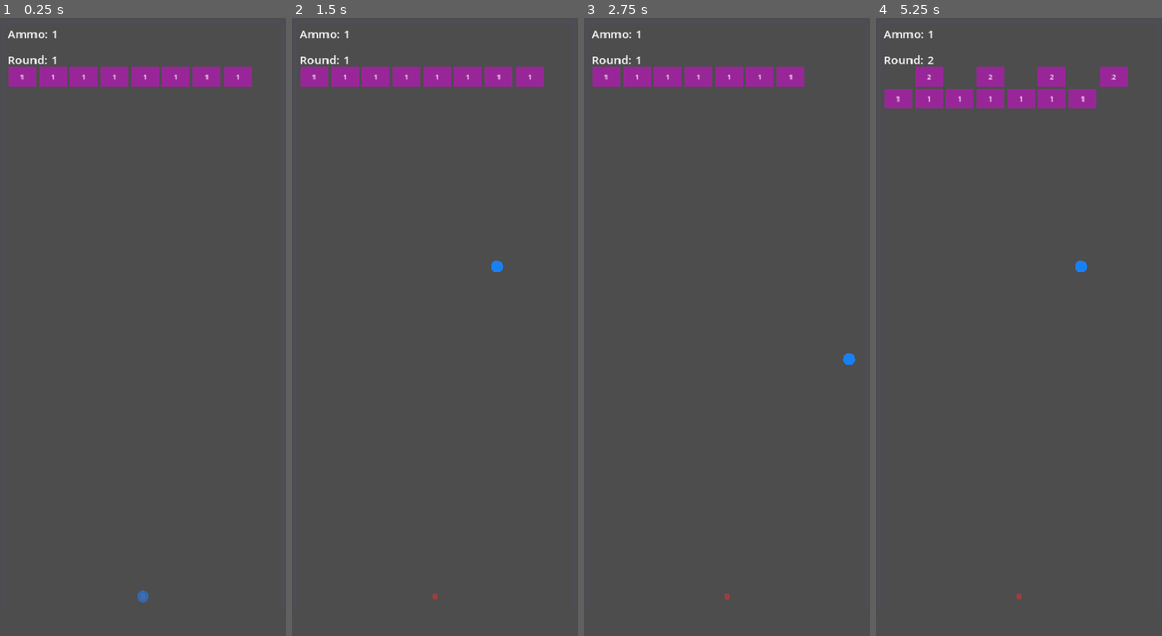
Above: before the commit, frames 1-4 (left to right).
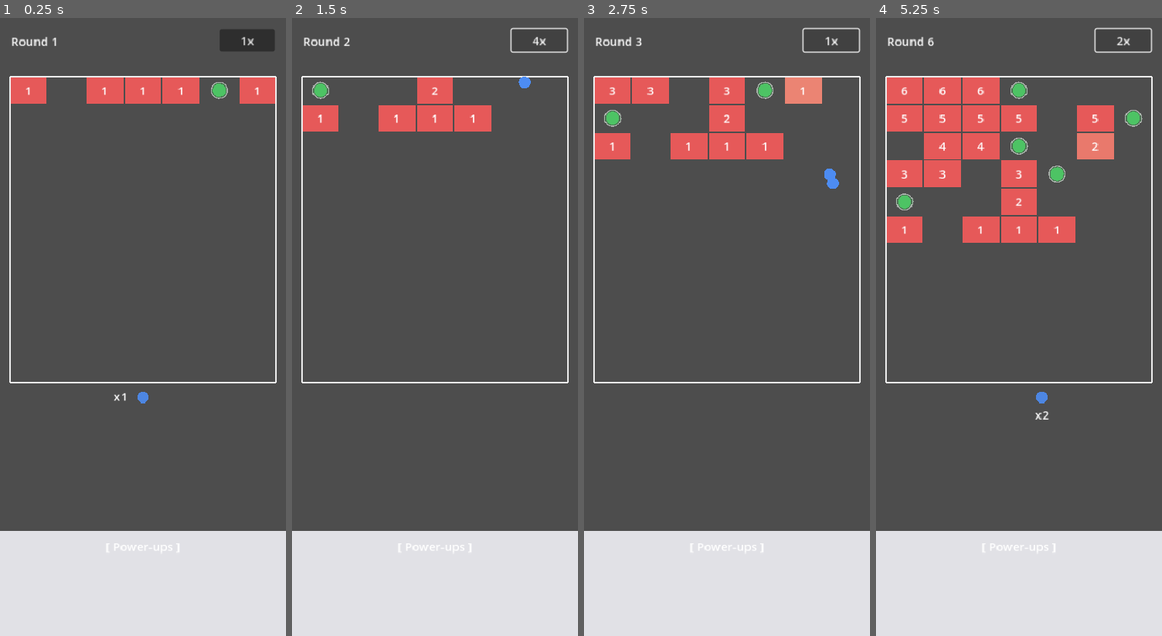
Above: after the commit, the same moments.

Repository: 2143-Labs/brickBreaker-reimagined
Game: Godot game, scene res://scenes/main.tscn
Same seed, same stepped clock (60 frames per second), same inputs: the game is played once before the commit and once after it.
Inputs (mouse positions are in pixels of both pictures, inside the frame that each line leads up to):
- Up to frame 1 (0.25 s): no input
- Up to frame 2 (1.5 s): click (540, 42) at 0.5 s, where only the run after the commit has a clickable "1x"; click (540, 42) at 1.25 s, where only the run after the commit has a clickable "2x"
- Up to frame 3 (2.75 s): click (832, 42) at 2 s, where only the run after the commit has a clickable "4x"
- Up to frame 4 (5.25 s): click (1124, 42) at 2.75 s, where only the run after the commit has a clickable "1x"; click (1124, 42) at 3.5 s, where only the run after the commit has a clickable "2x"; click (1124, 42) at 4.25 s, where only the run after the commit has a clickable "4x"; click (1124, 42) at 5 s, where only the run after the commit has a clickable "1x"

The runs differ from the first frame. In frame 1, 23% of the frame differs, in the area x 0-100%, y 1-100%; in frame 2, 24%; in frame 3, 25%; in frame 4, 32%.

Commit message:
Protoype V0.1

Diff:
--- a/project.godot
+++ b/project.godot
@@ -1,16 +1,12 @@
 ; Engine configuration file.
-; It's best edited using the editor UI and not directly,
-; but it can also be edited here.
-
 config_version=5
 
 [application]
-
 config/name="Godot Bricker"
 run/main_scene="res://scenes/main.tscn"
 config/features=PackedStringArray("4.5", "GL Compatibility")
+
 [display]
-
 window/size/viewport_width=390
 window/size/viewport_height=844
 window/size/window_width_override=390
@@ -20,9 +16,8 @@
 window/handheld/orientation=1
 
 [input_devices]
+pointing/emulate_touch_from_mouse=true
 
-pointing/emulate_touch_from_mouse=true
 [rendering]
-
 renderer/rendering_method="gl_compatibility"
 renderer/rendering_method.mobile="gl_compatibility"
--- /dev/null
+++ b/scenes/ammo_orb.tscn
@@ -0,0 +1,13 @@
+[gd_scene load_steps=3 format=3]
+
+[ext_resource type="Script" path="res://scripts/ammo_orb.gd" id="1"]
+
+[sub_resource type="CircleShape2D" id="CircleShape2D_1"]
+radius = 12.0
+[node name="AmmoOrb" type="Area2D"]
+script = ExtResource("1")
+collision_layer = 4
+collision_mask = 2
+
+[node name="CollisionShape2D" type="CollisionShape2D" parent="."]
+shape = SubResource("CircleShape2D_1")
--- a/scenes/ball.tscn
+++ b/scenes/ball.tscn
@@ -5,8 +5,10 @@
 [sub_resource type="CircleShape2D" id="CircleShape2D_1"]
 radius = 8.0
 
-[node name="Ball" type="CharacterBody2D"]
+[node name="Ball" type="CharacterBody2D" groups=["balls"]]
 script = ExtResource("1")
+collision_layer = 2
+collision_mask = 1
 
 [node name="CollisionShape2D" type="CollisionShape2D" parent="."]
 shape = SubResource("CircleShape2D_1")
--- a/scenes/brick.tscn
+++ b/scenes/brick.tscn
@@ -3,25 +3,27 @@
 [ext_resource type="Script" path="res://scripts/brick.gd" id="1"]
 
 [sub_resource type="RectangleShape2D" id="RectangleShape2D_1"]
-size = Vector2(38, 26)
+size = Vector2(50, 36)
 
 [node name="Brick" type="StaticBody2D"]
 script = ExtResource("1")
+collision_layer = 1
+collision_mask = 0
 
 [node name="CollisionShape2D" type="CollisionShape2D" parent="."]
 shape = SubResource("RectangleShape2D_1")
 
 [node name="Sprite" type="ColorRect" parent="."]
-offset_left = -19.0
-offset_top = -13.0
-offset_right = 19.0
-offset_bottom = 13.0
-color = Color(0.2, 0.2, 0.2, 1)
+offset_left = -25.0
+offset_top = -18.0
+offset_right = 25.0
+offset_bottom = 18.0
+color = Color(0.9, 0.35, 0.35, 1)
 
 [node name="HealthLabel" type="Label" parent="."]
-offset_left = -19.0
-offset_top = -13.0
-offset_right = 19.0
-offset_bottom = 13.0
+offset_left = -25.0
+offset_top = -18.0
+offset_right = 25.0
+offset_bottom = 18.0
 horizontal_alignment = 1
 vertical_alignment = 1
--- a/scenes/main.tscn
+++ b/scenes/main.tscn
@@ -1,18 +1,14 @@
-[gd_scene load_steps=6 format=3]
+[gd_scene load_steps=5 format=3]
 
 [ext_resource type="Script" path="res://scripts/game_manager.gd" id="1"]
 
 [sub_resource type="RectangleShape2D" id="RectangleShape2D_left"]
-size = Vector2(10, 844)
+size = Vector2(10, 440)
 
 [sub_resource type="RectangleShape2D" id="RectangleShape2D_right"]
-size = Vector2(10, 844)
-
+size = Vector2(10, 440)
 [sub_resource type="RectangleShape2D" id="RectangleShape2D_top"]
-size = Vector2(390, 10)
-
-[sub_resource type="RectangleShape2D" id="RectangleShape2D_floor"]
-size = Vector2(390, 10)
+size = Vector2(374, 10)
 
 [node name="Main" type="Node2D"]
 script = ExtResource("1")
@@ -21,23 +17,29 @@
 anchors_preset = 15
 anchor_right = 1.0
 anchor_bottom = 1.0
-color = Color(0.96, 0.96, 0.97, 1)
+color = Color(0.93, 0.93, 0.94, 1)
 
 [node name="Arena" type="Node2D" parent="."]
 [node name="LeftWall" type="StaticBody2D" parent="Arena"]
-position = Vector2(0, 422)
+position = Vector2(8, 300)
+collision_layer = 1
+collision_mask = 0
 
 [node name="LeftCollision" type="CollisionShape2D" parent="Arena/LeftWall"]
 shape = SubResource("RectangleShape2D_left")
 
 [node name="RightWall" type="StaticBody2D" parent="Arena"]
-position = Vector2(390, 422)
+position = Vector2(382, 300)
+collision_layer = 1
+collision_mask = 0
 
 [node name="RightCollision" type="CollisionShape2D" parent="Arena/RightWall"]
 shape = SubResource("RectangleShape2D_right")
+[node name="TopWall" type="StaticBody2D" parent="Arena"]
+position = Vector2(195, 75)
+collision_layer = 1
+collision_mask = 0
 
-[node name="TopWall" type="StaticBody2D" parent="Arena"]
-position = Vector2(195, 0)
 [node name="TopCollision" type="CollisionShape2D" parent="Arena/TopWall"]
 shape = SubResource("RectangleShape2D_top")
 
@@ -45,27 +47,45 @@
 
 [node name="BallContainer" type="Node2D" parent="."]
 
+[node name="OrbContainer" type="Node2D" parent="."]
 [node name="AimLine" type="Line2D" parent="."]
-width = 2.0
-default_color = Color(0.9, 0.2, 0.2, 0.8)
+width = 6.0
+default_color = Color(0.4, 0.6, 0.95, 0.35)
 
 [node name="HUD" type="CanvasLayer" parent="."]
 
+[node name="RoundLabel" type="Label" parent="HUD"]
+offset_left = 15.0
+offset_top = 20.0
+offset_right = 200.0
+offset_bottom = 50.0
+text = "Round 1"
+
+[node name="SpeedButton" type="Button" parent="HUD"]
+offset_left = 300.0
+offset_top = 15.0
+offset_right = 375.0
+offset_bottom = 45.0
+text = "1x"
+
 [node name="AmmoLabel" type="Label" parent="HUD"]
-offset_left = 10.0
+offset_left = 155.0
+offset_top = 505.0
+offset_right = 240.0
+offset_bottom = 530.0
+text = "x1"
+
+[node name="PowerupBar" type="ColorRect" parent="HUD"]
+offset_left = 0.0
+offset_top = 700.0
+offset_right = 390.0
+offset_bottom = 844.0
+color = Color(0.88, 0.88, 0.9, 1)
+
+[node name="PowerupLabel" type="Label" parent="HUD/PowerupBar"]
+offset_left = 15.0
 offset_top = 10.0
-offset_right = 200.0
+offset_right = 375.0
 offset_bottom = 40.0
-text = "Ammo: 1"
-
-[node name="RoundLabel" type="Label" parent="HUD"]
-offset_left = 10.0
-offset_top = 45.0
-offset_right = 200.0
-offset_bottom = 75.0
-text = "Round: 1"
-
-[node name="FloorArea" type="Area2D" parent="."]
-position = Vector2(195, 820)
-[node name="FloorCollision" type="CollisionShape2D" parent="FloorArea"]
-shape = SubResource("RectangleShape2D_floor")
+text = "[ Power-ups ]"
+horizontal_alignment = 1
--- a/scripts/aim_controller.gd
+++ b/scripts/aim_controller.gd
@@ -1,14 +1,10 @@
 extends Node2D
-
-# Trajectory preview helper
-# Can be expanded for multi-bounce preview
 
 func get_trajectory_points(origin: Vector2, direction: Vector2, max_bounces: int = 2, max_dist: float = 800.0) -> Array:
     var points = [origin]
     var space_state = get_world_2d().direct_space_state
     var current_pos = origin
     var current_dir = direction
-
     for i in range(max_bounces):
         var query = PhysicsRayQueryParameters2D.create(current_pos, current_pos + current_dir * max_dist)
         var result = space_state.intersect_ray(query)
--- /dev/null
+++ b/scripts/ammo_orb.gd
@@ -0,0 +1,23 @@
+extends Area2D
+var collected: bool = false
+
+func _ready():
+    queue_redraw()
+    body_entered.connect(_on_body_entered)
+
+func _draw():
+    draw_circle(Vector2.ZERO, 11, Color(0.3, 0.8, 0.4, 0.3))
+    draw_circle(Vector2.ZERO, 9, Color(0.3, 0.8, 0.4, 0.9))
+    draw_arc(Vector2.ZERO, 11, 0, TAU, 32, Color(1, 1, 1, 0.5), 1.5)
+
+func _on_body_entered(body):
+    if collected:
+        return
+    if body.is_in_group("balls"):
+        collected = true
+        var manager = get_tree().get_first_node_in_group("game_manager")
+        if manager:
+            manager.collect_ammo_orb()
+        var tween = create_tween()
+        tween.tween_property(self, "scale", Vector2.ZERO, 0.15)
+        tween.tween_callback(queue_free)
--- a/scripts/ball.gd
+++ b/scripts/ball.gd
@@ -1,18 +1,20 @@
 extends CharacterBody2D
+
 signal ball_returned
-
+signal ball_landed(x_pos: float)
 var direction: Vector2 = Vector2.ZERO
-var speed: float = 500.0
+var speed: float = 800.0
 var damage: int = 1
 var damage_multiplier: float = 1.0
 var is_active: bool = true
 var launched: bool = false
 
 func _ready():
+    add_to_group("balls")
     queue_redraw()
 
 func _draw():
-    draw_circle(Vector2.ZERO, 8, Color(0.1, 0.5, 0.95))
+    draw_circle(Vector2.ZERO, 8, Color(0.3, 0.55, 0.95))
 func _physics_process(delta):
     if not launched or not is_active:
         return
@@ -26,8 +28,9 @@
         if collider.has_method("take_damage"):
             collider.take_damage(int(damage * damage_multiplier))
 
-    if position.y > 860:
+    if position.y > 540:
         is_active = false
+        ball_landed.emit(position.x)
         ball_returned.emit()
         queue_free()
 
--- a/scripts/brick.gd
+++ b/scripts/brick.gd
@@ -6,18 +6,11 @@
 var burn_damage: int = 0
 var burn_ticks: int = 0
 
+var color_low = Color(0.93, 0.6, 0.5)
+var color_high = Color(0.9, 0.35, 0.35)
+
 @onready var sprite = $Sprite
 @onready var health_label = $HealthLabel
-
-# Color palette for bricks based on health ratio
-var brick_colors = [
-    Color(0.55, 0.82, 0.53),  # green - low hp
-    Color(0.95, 0.77, 0.3),   # yellow - mid
-    Color(0.9, 0.45, 0.2),    # orange - high
-    Color(0.85, 0.2, 0.2),    # red - very high
-    Color(0.6, 0.15, 0.6),    # purple - extreme
-]
-
 func _ready():
     update_display()
 
@@ -31,12 +24,10 @@
     if health_label:
         health_label.text = str(health)
         health_label.add_theme_color_override("font_color", Color(1, 1, 1))
-        health_label.add_theme_font_size_override("font_size", 10)
+        health_label.add_theme_font_size_override("font_size", 16)
     if sprite:
         var ratio = clamp(float(health) / max(max_health, 1), 0.0, 1.0)
-        var idx = int(ratio * (brick_colors.size() - 1))
-        idx = clamp(idx, 0, brick_colors.size() - 1)
-        sprite.color = brick_colors[idx]
+        sprite.color = color_low.lerp(color_high, ratio)
 
 func apply_burn(dmg: int, ticks: int):
     is_burning = true
--- a/scripts/game_manager.gd
+++ b/scripts/game_manager.gd
@@ -2,76 +2,91 @@
 
 const BRICK_SCENE = preload("res://scenes/brick.tscn")
 const BALL_SCENE = preload("res://scenes/ball.tscn")
+const AMMO_ORB_SCENE = preload("res://scenes/ammo_orb.tscn")
 
 @onready var brick_container = $BrickContainer
 @onready var ball_container = $BallContainer
 @onready var aim_line = $AimLine
 @onready var ammo_label = $HUD/AmmoLabel
 @onready var round_label = $HUD/RoundLabel
-@onready var floor_area = $FloorArea
-@onready var arena_border = $ArenaBorder
+@onready var orb_container = $OrbContainer
+@onready var speed_button = $HUD/SpeedButton
 
 var current_round: int = 1
 var ammo: int = 1
 var bonus_ammo: int = 0
 var is_aiming: bool = false
 var is_firing: bool = false
-var aim_start: Vector2
 var fire_direction: Vector2
 var balls_in_play: int = 0
-var launch_point: Vector2 = Vector2(195, 790)
-var time_scale: float = 1.0
 var preview_ball: Node2D = null
-
-# Grid settings
-var grid_cols: int = 9
-var grid_start_x: float = 30.0
-var grid_start_y: float = 80.0
-var cell_width: float = 42.0
-var cell_height: float = 30.0
-
-# Arena bounds
-var arena_left: float = 5.0
-var arena_right: float = 385.0
-var arena_top: float = 5.0
-var arena_bottom: float = 810.0
+var game_active: bool = true
+var first_ball_returned: bool = false
+var next_launch_x: float = 195.0
+
+var speed_levels = [1.0, 2.0, 4.0]
+var current_speed_idx: int = 0
+
+var arena_left: float = 13.0
+var arena_right: float = 377.0
+var arena_top: float = 80.0
+
+var grid_cols: int = 7
+var cell_width: float = 52.0
+var cell_height: float = 38.0
+var max_rows: int = 11
+
+var grid_start_x: float
+var grid_start_y: float
+var arena_bottom: float
+var launch_point: Vector2
 
 func _ready():
-    aim_start = launch_point
-    aim_line.default_color = Color(0.9, 0.2, 0.2, 0.8)
-    aim_line.width = 2.0
+    add_to_group("game_manager")
+    grid_start_x = arena_left + cell_width / 2.0
+    grid_start_y = arena_top + cell_height / 2.0
+    arena_bottom = arena_top + max_rows * cell_height
+    launch_point = Vector2(195, arena_bottom + 20)
+    speed_button.pressed.connect(_on_speed_pressed)
+
     spawn_round_bricks()
+    spawn_ammo_orbs()
     update_hud()
     create_preview_ball()
     queue_redraw()
 
 func _draw():
-    # Draw arena border
-    var border_color = Color(0.3, 0.3, 0.35, 1.0)
-    var thickness = 3.0
-    # Left
+    var border_color = Color(1, 1, 1, 0.9)
+    var thickness = 2.0
     draw_line(Vector2(arena_left, arena_top), Vector2(arena_left, arena_bottom), border_color, thickness)
-    # Right
     draw_line(Vector2(arena_right, arena_top), Vector2(arena_right, arena_bottom), border_color, thickness)
-    # Top
     draw_line(Vector2(arena_left, arena_top), Vector2(arena_right, arena_top), border_color, thickness)
-    # Bottom (floor line)
-    draw_line(Vector2(arena_left, arena_bottom), Vector2(arena_right, arena_bottom), Color(0.3, 0.3, 0.35, 0.4), 1.0)
-    # Launch point indicator
-    draw_circle(launch_point, 4, Color(0.9, 0.2, 0.2, 0.5))
+    draw_line(Vector2(arena_left, arena_bottom), Vector2(arena_right, arena_bottom), border_color, thickness)
+
+func _on_speed_pressed():
+    current_speed_idx = (current_speed_idx + 1) % speed_levels.size()
+    var spd = speed_levels[current_speed_idx]
+    Engine.time_scale = spd
+    speed_button.text = "%dx" % int(spd)
 
 func create_preview_ball():
     if preview_ball:
         preview_ball.queue_free()
     preview_ball = Node2D.new()
     preview_ball.position = launch_point
-    preview_ball.set_script(null)
     add_child(preview_ball)
-    preview_ball.draw.connect(func(): preview_ball.draw_circle(Vector2.ZERO, 8, Color(0.1, 0.5, 0.95, 0.6)))
+    preview_ball.draw.connect(func(): preview_ball.draw_circle(Vector2.ZERO, 8, Color(0.3, 0.55, 0.95, 0.9)))
     preview_ball.queue_redraw()
 
+func update_ammo_label_position():
+    ammo_label.offset_left = launch_point.x - 30
+    ammo_label.offset_right = launch_point.x + 30
+    ammo_label.offset_top = launch_point.y + 12
+    ammo_label.offset_bottom = launch_point.y + 35
+    ammo_label.horizontal_alignment = HORIZONTAL_ALIGNMENT_CENTER
+
 func _input(event):
-    if is_firing:
+    if is_firing or not game_active:
         return
 
     if event is InputEventMouseButton or event is InputEventScreenTouch:
@@ -96,37 +111,33 @@
         aim_line.clear_points()
         return
     aim_line.clear_points()
-    # Dotted line effect: multiple short segments
-    var seg_length = 10.0
-    var gap_length = 6.0
-    var total_dist = 400.0
-    var pos = launch_point
-    var traveled = 0.0
-    aim_line.add_point(pos)
-    while traveled < total_dist:
-        pos = pos + direction * seg_length
-        traveled += seg_length
-        aim_line.add_point(pos)
-        pos = pos + direction * gap_length
-        traveled += gap_length
-        aim_line.add_point(pos)
+    aim_line.add_point(launch_point)
+    aim_line.add_point(launch_point + direction * 500)
 
 func start_firing():
     is_firing = true
     balls_in_play = 0
+    first_ball_returned = false
     if preview_ball:
         preview_ball.visible = false
+    ammo_label.visible = false
     var total = ammo + bonus_ammo
     for i in range(total):
-        get_tree().create_timer(i * 0.08).timeout.connect(func(): launch_ball())
+        get_tree().create_timer(i * 0.025).timeout.connect(func(): launch_ball())
+
 func launch_ball():
     var ball = BALL_SCENE.instantiate()
     ball.position = launch_point
-    ball.speed = 500.0
+    ball.speed = 800.0
     ball.ball_returned.connect(_on_ball_returned)
+    ball.ball_landed.connect(_on_ball_landed)
     ball_container.add_child(ball)
     ball.launch(fire_direction)
     balls_in_play += 1
+func _on_ball_landed(x_pos: float):
+    if not first_ball_returned:
+        first_ball_returned = true
+        next_launch_x = clamp(x_pos, arena_left + 15, arena_right - 15)
 
 func _on_ball_returned():
     balls_in_play -= 1
@@ -136,18 +147,55 @@
 func end_round():
     is_firing = false
     current_round += 1
+    launch_point.x = next_launch_x
     move_bricks_down()
+    move_orbs_down()
     spawn_round_bricks()
+    spawn_ammo_orbs()
     update_hud()
+    update_ammo_label_position()
+    ammo_label.visible = true
+
     if preview_ball:
+        preview_ball.position = launch_point
         preview_ball.visible = true
 
 func move_bricks_down():
     for brick in brick_container.get_children():
         brick.position.y += cell_height
+        if brick.position.y >= arena_bottom - cell_height / 2.0:
+            game_over()
+            return
+
+func move_orbs_down():
+    for orb in orb_container.get_children():
+        orb.position.y += cell_height
+        if orb.position.y > arena_bottom:
+            orb.queue_free()
+
+func game_over():
+    game_active = false
+    is_firing = true
+    Engine.time_scale = 1.0
+    round_label.text = "GAME OVER"
+    ammo_label.text = "Round %d" % current_round
+
+func get_occupied_cells() -> Array:
+    var occupied = []
+    for brick in brick_container.get_children():
+        var col = round((brick.position.x - grid_start_x) / cell_width)
+        var row = round((brick.position.y - grid_start_y) / cell_height)
+        occupied.append(Vector2(col, row))
+    for orb in orb_container.get_children():
+        var col = round((orb.position.x - grid_start_x) / cell_width)
+        var row = round((orb.position.y - grid_start_y) / cell_height)
+        occupied.append(Vector2(col, row))
+    return occupied
 
 func spawn_round_bricks():
-    var brick_count = randi_range(3, grid_cols)
+    if not game_active:
+        return
+    var brick_count = randi_range(2, 5)
     var columns = []
     while columns.size() < brick_count:
         var col = randi_range(0, grid_cols - 1)
@@ -160,10 +208,24 @@
         brick.health = current_round
         brick.max_health = current_round
         brick_container.add_child(brick)
-
+func spawn_ammo_orbs():
+    if not game_active:
+        return
+    var occupied = get_occupied_cells()
+    var available = []
+    for c in range(grid_cols):
+        if Vector2(c, 0) not in occupied:
+            available.append(c)
+
+    if available.size() > 0:
+        var col = available[randi() % available.size()]
+        var orb = AMMO_ORB_SCENE.instantiate()
+        orb.position = Vector2(grid_start_x + col * cell_width, grid_start_y)
+        orb_container.add_child(orb)
 func update_hud():
-    ammo_label.text = "Ammo: %d" % (ammo + bonus_ammo)
-    round_label.text = "Round: %d" % current_round
+    ammo_label.text = "x%d" % (ammo + bonus_ammo)
+    round_label.text = "Round %d" % current_round
+
 func collect_ammo_orb():
     bonus_ammo += 1
     update_hud()
--- a/scripts/physics_helpers.gd
+++ b/scripts/physics_helpers.gd
@@ -1,12 +1,10 @@
 extends Node
 
-# Explosion: damages bricks within radius, falloff by distance
 static func apply_explosion(center: Vector2, radius: float, base_damage: int, brick_container: Node2D):
     for brick in brick_container.get_children():
         var dist = center.distance_to(brick.position)
         if dist <= radius:
             if dist < 1.0:
-                # Direct hit - full destroy
                 brick.take_damage(brick.health)
             else:
                 var falloff = 1.0 - (dist / radius)
--- a/scripts/powerup_manager.gd
+++ b/scripts/powerup_manager.gd
@@ -1,4 +1,5 @@
 extends Node
+
 enum PowerUp {
     PORTAL_SHOT,
     EXPLOSIVE_SHOT,
@@ -10,18 +11,15 @@
 
 var unlocked_powerups: Dictionary = {}
 var cooldowns: Dictionary = {}
-
-# Cooldown durations (in rounds)
 var cooldown_durations: Dictionary = {
     PowerUp.PORTAL_SHOT: 8,
     PowerUp.EXPLOSIVE_SHOT: 4,
     PowerUp.SHUFFLE: 5,
-    PowerUp.NUKE: 999,  # once per game
+    PowerUp.NUKE: 999,
     PowerUp.BURN_SHOT: 3,
     PowerUp.REWIND: 6,
 }
 
-# Unlock thresholds (highest level completed)
 var unlock_levels: Dictionary = {
     PowerUp.EXPLOSIVE_SHOT: 5,
     PowerUp.SHUFFLE: 10,
Not shown, added: scripts/ammo_orb.gd.uid
